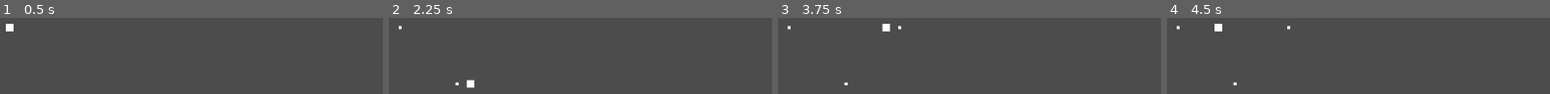
Above: before the commit, frames 1-4 (left to right).
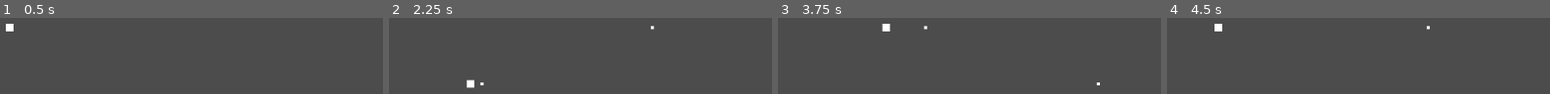
Above: after the commit, the same moments.

Repository: Blargansmarf/ClicheCowboy
Game: Godot game, scene res://scenes/level.tscn
Two runs of this game, one before a commit and one after it. Both use one fixed random seed, a clock stepped at 60 frames per second and the inputs below.
Inputs (mouse positions are in pixels of both pictures, inside the frame that each line leads up to):
- Up to frame 1 (0.5 s): no input
- Up to frame 2 (2.25 s): tap Enter at 0.5 s; move the mouse to (outside the picture) at 0.52 s; press the mouse at (outside the picture) at 0.53 s; hold D (right) 0.53-1.28 s; move the mouse to (outside the picture) at 1.27 s; release the mouse at (outside the picture) at 1.28 s; hold S (down) 1.28-2.03 s; click (outside the picture) at 1.35 s; move the mouse to (outside the picture) at 2.02 s; press the mouse at (outside the picture) at 2.03 s; hold D (right) from 2.03 s (still down)
- Up to frame 3 (3.75 s): tap Space at 2.75 s; move the mouse to (outside the picture) at 2.77 s; release D (right) at 2.78 s; release the mouse at (outside the picture) at 2.78 s; hold W (up) 2.78-3.53 s; click (outside the picture) at 2.85 s; tap Enter at 3.5 s; move the mouse to (outside the picture) at 3.52 s; press the mouse at (outside the picture) at 3.53 s; hold A (left) from 3.53 s (still down)
- Up to frame 4 (4.5 s): keep holding A (left); move the mouse to (outside the picture) at 4.27 s; release the mouse at (outside the picture) at 4.28 s; click (outside the picture) at 4.35 s

Frame 1 is identical in both runs. In frame 2, 0.2% of the frame differs, in the area x 2-70%, y 10-89%; in frame 3, 0.2%, in the area x 2-85%, y 10-89%; in frame 4, 0.2%.

Commit message:
fixed bullet firing, now works properly

Diff:
--- a/clichecowboy/scripts/game_controller.gd
+++ b/clichecowboy/scripts/game_controller.gd
@@ -4,7 +4,7 @@
 onready var bulletScn = preload("res://scenes/bullet.tscn")
 
 var player
-var bullets
+var bullets = []
 
 onready var screenSize = get_viewport_rect().size
 
@@ -16,9 +16,16 @@
 
 
 # Called every frame. 'delta' is the elapsed time since the previous frame.
-func _process(delta):
+func _physics_process(delta):
 	if player.shoot:
 		player.shoot = false
-		bullets = bulletScn.instance()
-		bullets.position = player.position
-		add_child(bullets)
+		bullets.append(bulletScn.instance())
+		bullets[-1].position = player.position
+		bullets[-1].init_stats(200, Vector2(1, 0), 1, 2)
+		add_child(bullets[-1])
+
+	if !bullets.empty():
+		for b in bullets:
+			if !b.alive:
+				b.queue_free()
+				bullets.remove(bullets.find(b))
